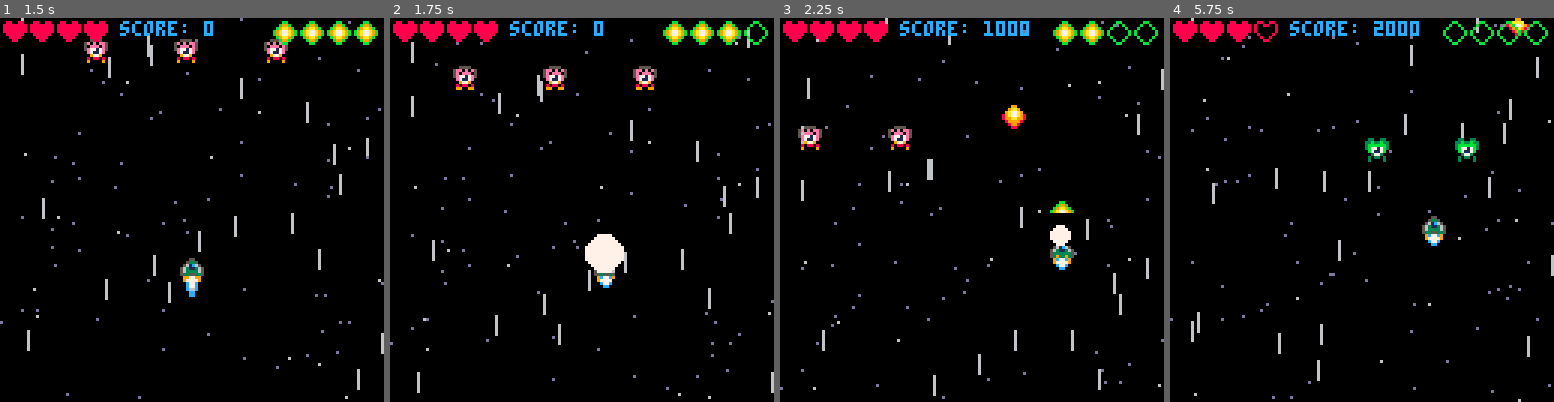
Above: before the commit, frames 1-4 (left to right).
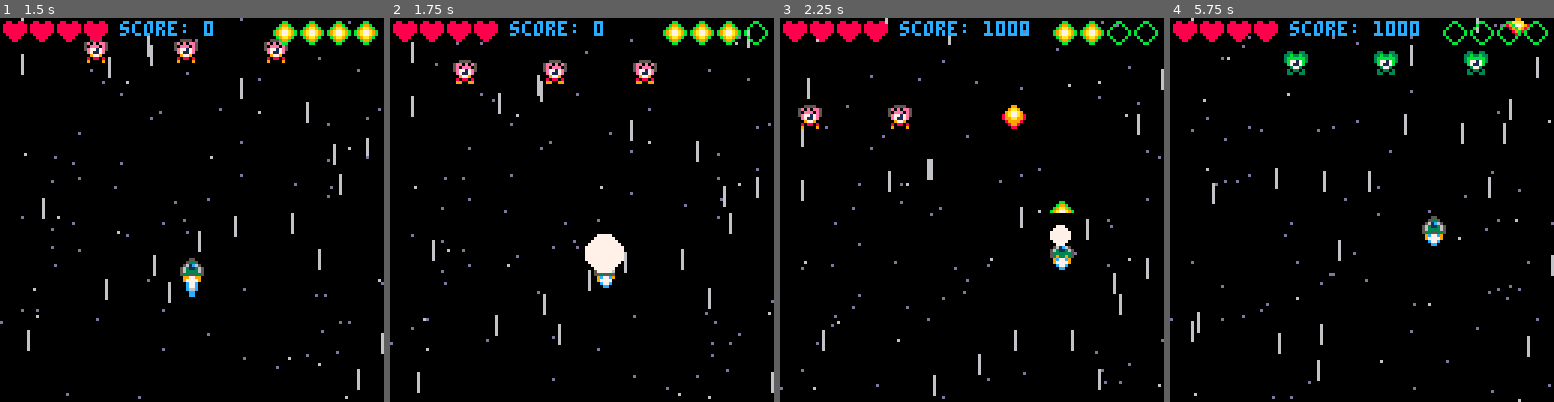
Above: after the commit, the same moments.

Repository: simonanger/pico8_shmup
Game: PICO-8 cartridge shmup.p8
Same seed, same stepped clock (60 frames per second), same inputs: the game is played once before the commit and once after it.
Inputs:
- Up to frame 1 (1.5 s): tap X (X key) at 0.33, 1.07 s; tap O (Z key) at 0.7 s
- Up to frame 2 (1.75 s): hold Right from 1.6 s (still down); tap O (Z key) at 1.7 s
- Up to frame 3 (2.25 s): tap X (X key) at 1.85 s; release Right at 2.1 s; tap O (Z key) at 2.1 s; hold Up from 2.15 s (still down)
- Up to frame 4 (5.75 s): release Up at 2.42 s; hold Right 2.47-3.03 s; tap O (Z key) every 0.4 s from 2.5 to 5.7 s; tap X (X key) at 2.97, 4.08, 5.2 s; hold Left 3.08-3.58 s; hold Down 3.63-3.97 s; hold Right 4.02-4.68 s; hold Up 4.73-5.03 s; hold Left 5.08-5.68 s; hold Down from 5.73 s (still down)

Frame 1 is identical in both runs. In frame 2, 1.0% of the frame differs, in the area x 16-70%, y 10-19%; in frame 3, 1.0%; in frame 4, 1.6%, in the area x 22-83%, y 0-38%.

Commit message:
enemies now go left and right

Diff:
--- a/shmup.p8
+++ b/shmup.p8
@@ -254,21 +254,26 @@
   local mytyp=myen.typ
   local strspr=nil
   local endspr=nil
-
+  local enemdir=myen.dir
   if mytyp==1 then
    strspr=21
    endspr=25
-   myen.x+=1
-   if myen.x>120 then
-    myen.x=0
-   end
 
   elseif mytyp==2 then
    strspr=37
    endspr=41
+  end
+  if enemdir=="right" then
+   myen.x+=1
+   if myen.x>120 then
+    myen.y+=1.5
+    myen.dir="left"
+   end
+  elseif enemdir=="left" then
    myen.x-=1
-   if myen.x<0 then
-    myen.x=127
+   if myen.x==0 then
+    myen.y+=1.5
+    myen.dir="right"
    end
   end
 
@@ -542,17 +547,20 @@
  local enemtyp=nil
  local enemspr=nil
  local enemspd=nil
+ local enemdir=nil
 
  typ=flr(rnd(3))
 
  if typ<=1 then
   enemtyp=1
   enemspr=21
-  enemspd=1
+  enemspd=0.8
+  enemdir="right"
  elseif typ>1 then
   enemtyp=2
   enemspr=37
-  enemspd=1.3
+  enemspd=1
+  enemdir="left"
  end
 
 	for i=1,3 do
@@ -562,6 +570,7 @@
 	  myen.spr=enemspr
 	  myen.typ=enemtyp
 	  myen.spd=enemspd
+	  myen.dir=enemdir
 
 	  if i==2 then
 	   myen.x=30
